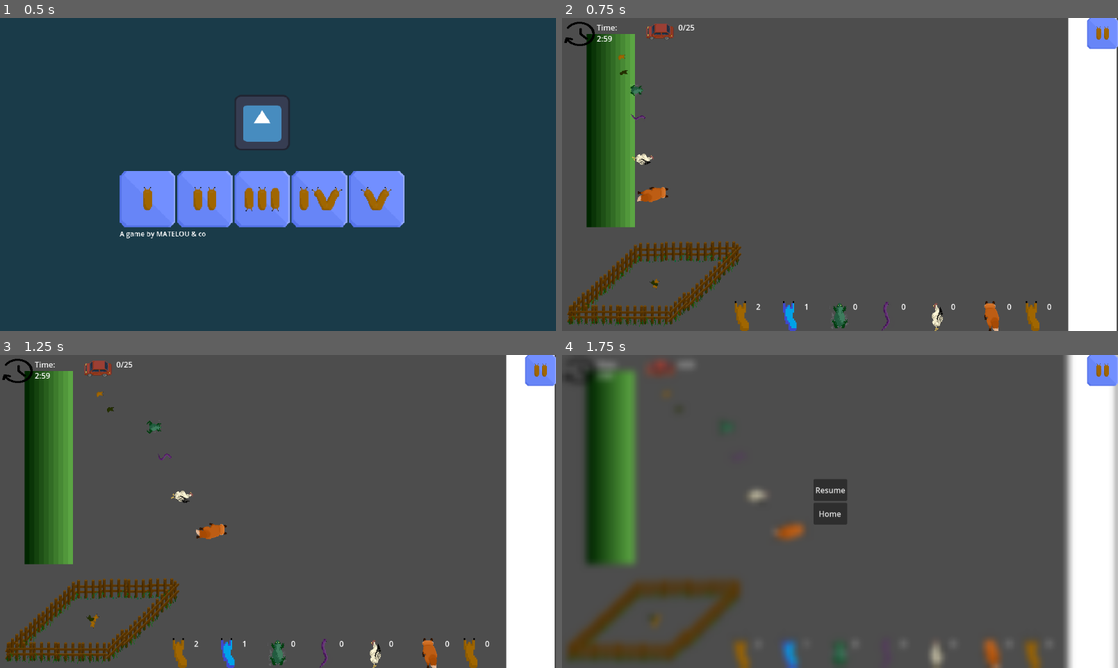
Above: before the commit, frames 1-4 (two rows, left to right).
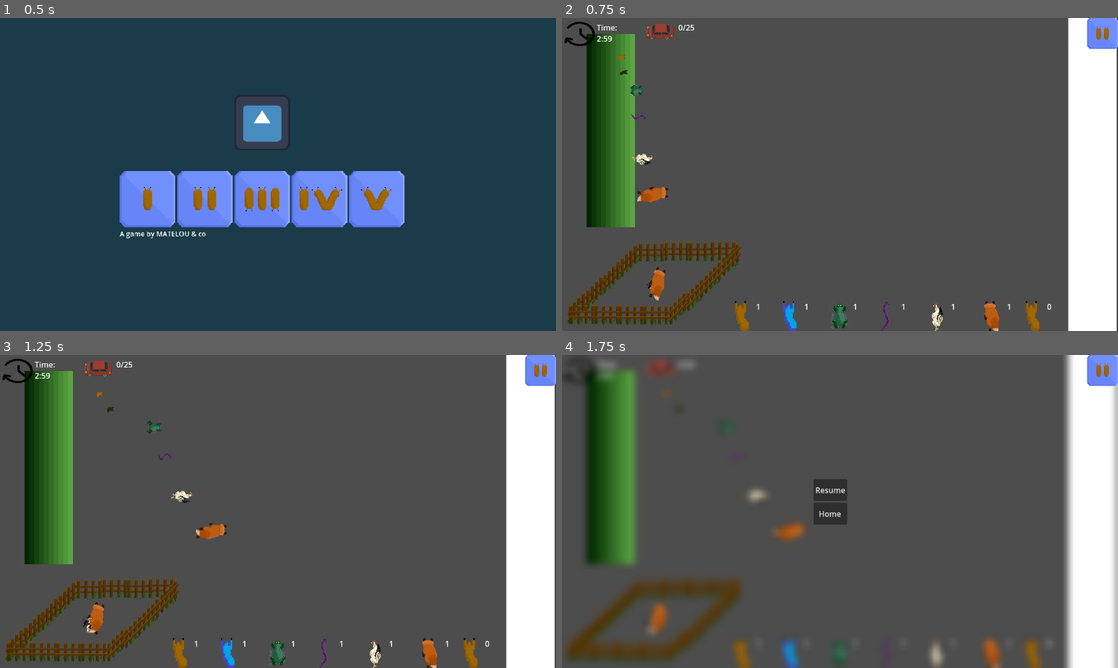
Above: after the commit, the same moments.

Repository: Skyepulse/LudumDare56
Game: Godot game, scene res://Level Scenes/control.tscn
Same seed, same stepped clock (60 frames per second), same inputs: the game is played once before the commit and once after it. The engine's default icon, where the game draws it, is replaced by a stand-in: a white triangle on a blue panel in a dark square.
Inputs (mouse positions are in pixels of both pictures, inside the frame that each line leads up to):
- Up to frame 1 (0.5 s): no input
- Up to frame 2 (0.75 s): click (712, 199) at 0.5 s
- Up to frame 3 (1.25 s): no input
- Up to frame 4 (1.75 s): click (1101, 370) at 1.25 s

Frame 1 is identical in both runs. In frame 2, 0.3% of the frame differs, in the area x 15-81%, y 79-94%; in frame 3, 0.3%, in the area x 14-81%, y 78-94%; in frame 4, 0.3%.

Commit message:
fixed we cant take animals from road

Diff:
--- a/Level Scenes/Level1.tscn
+++ b/Level Scenes/Level1.tscn
@@ -24,50 +24,38 @@
 
 [node name="Vivier" parent="." instance=ExtResource("1_1lgaw")]
 position = Vector2(196, 551)
-initial_slugs = 2
+initial_slugs = 1
 initial_better_slugs = 1
+initial_toads = 1
+initial_snakes = 1
+initial_chickens = 1
+initial_foxes = 1
 
 [node name="WinningLine" parent="." instance=ExtResource("3_o5yjo")]
 position = Vector2(1102, 291)
 
 [node name="Fox" parent="." instance=ExtResource("7_qh2pp")]
 position = Vector2(108, 362)
-size = null
-max_throw_distance = null
-min_throw_distance = null
-reproduction_rate = null
+max_throw_distance = 0.0
+min_throw_distance = 0.0
 state = 2
 
 [node name="Toad" parent="." instance=ExtResource("4_syjkf")]
 position = Vector2(101, 151)
-size = null
-max_throw_distance = null
-min_throw_distance = null
-reproduction_rate = null
 state = 2
 
 [node name="betterSlug" parent="." instance=ExtResource("9_73wku")]
 position = Vector2(98, 115)
-size = null
-max_throw_distance = null
-min_throw_distance = null
-reproduction_rate = null
+max_throw_distance = 0.0
+min_throw_distance = 0.0
 state = 2
 
 [node name="snake" parent="." instance=ExtResource("5_32qtx")]
 position = Vector2(100, 210)
-size = null
-max_throw_distance = null
-min_throw_distance = null
-reproduction_rate = null
 state = 2
 
 [node name="chicken" parent="." instance=ExtResource("6_uv3y2")]
 position = Vector2(103, 294)
-size = null
-max_throw_distance = null
-min_throw_distance = null
-reproduction_rate = null
 state = 2
 
 [node name="CanvasLayer" type="CanvasLayer" parent="."]
--- a/Level Scenes/better_slug.tscn
+++ b/Level Scenes/better_slug.tscn
@@ -29,6 +29,8 @@
 collision_mask = 6
 script = ExtResource("1_byc71")
 speed = 12000
+max_throw_distance = 350.0
+min_throw_distance = 100.0
 type = 1
 ui_sprite = ExtResource("2_n0evy")
 
--- a/Level Scenes/chicken.tscn
+++ b/Level Scenes/chicken.tscn
@@ -29,6 +29,8 @@
 collision_mask = 6
 script = ExtResource("1_xpxik")
 speed = 25000
+max_throw_distance = 650.0
+min_throw_distance = 100.0
 type = 4
 ui_sprite = ExtResource("2_8xxsq")
 
--- a/Level Scenes/fox.tscn
+++ b/Level Scenes/fox.tscn
@@ -31,13 +31,10 @@
 collision_mask = 6
 script = ExtResource("1_o8pjd")
 speed = 30000
-size = null
-max_throw_distance = null
-min_throw_distance = null
-reproduction_rate = null
+max_throw_distance = 700.0
+min_throw_distance = 100.0
 type = 5
 ui_sprite = ExtResource("2_4a0oy")
-state = null
 
 [node name="AnimatedSprite2D" type="AnimatedSprite2D" parent="."]
 rotation = 1.5708
--- a/Level Scenes/slug.tscn
+++ b/Level Scenes/slug.tscn
@@ -24,13 +24,9 @@
 [node name="Slug" instance=ExtResource("1_jliu6")]
 collision_mask = 6
 speed = 10000
-size = null
 max_throw_distance = 200.0
 min_throw_distance = 100.0
-reproduction_rate = null
-type = null
 ui_sprite = ExtResource("2_kwfaj")
-state = null
 
 [node name="AnimatedSprite2D" parent="." index="0"]
 rotation = 1.5708
--- a/Level Scenes/snake.tscn
+++ b/Level Scenes/snake.tscn
@@ -28,6 +28,8 @@
 collision_mask = 6
 script = ExtResource("1_fj7us")
 speed = 22000
+max_throw_distance = 550.0
+min_throw_distance = 100.0
 type = 3
 ui_sprite = ExtResource("2_roq56")
 
--- a/Level Scenes/toad.tscn
+++ b/Level Scenes/toad.tscn
@@ -28,6 +28,8 @@
 collision_mask = 6
 script = ExtResource("1_tcvpb")
 speed = 20000
+max_throw_distance = 400.0
+min_throw_distance = 100.0
 type = 2
 ui_sprite = ExtResource("2_getoe")
 
--- a/Scripts/animal.gd
+++ b/Scripts/animal.gd
@@ -13,6 +13,7 @@
 }
 
 var throwArrowPrefab: PackedScene = preload("res://PrefabScenes/red_arrow.tscn")
+@onready var sprite : AnimatedSprite2D = $AnimatedSprite2D
 
 @export var speed : int
 @export var size : int
@@ -23,7 +24,6 @@
 @export var ui_sprite: Texture2D
 @export var state : AnimalState
 
-@onready var sprite : AnimatedSprite2D = $AnimatedSprite2D
 #===========Throw parameters================#
 var throw_time: float = 0.5 # seconds, time for the animal to land once thrown
 var throw_rotation_speed: float =  20.0# radians per second
@@ -99,6 +99,8 @@
 var held = false
 
 func on_press():
+	if state != AnimalState.STACKED:
+		return
 	state = AnimalState.HELD
 	if is_in_stack:
 		if Vivier.instance:
